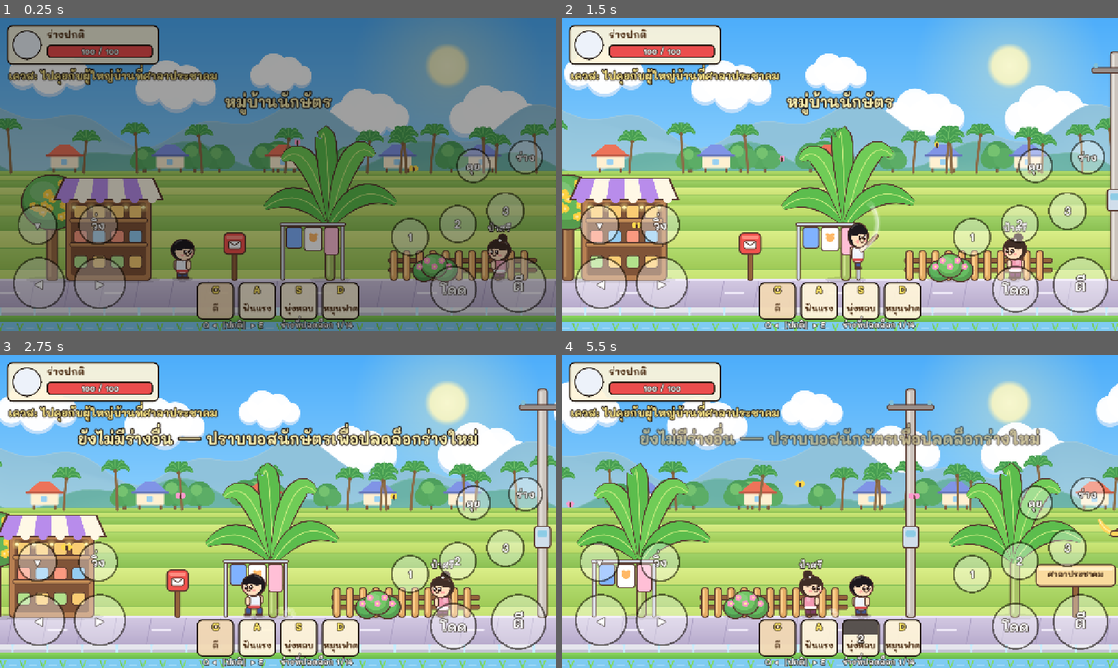
Above: before the commit, frames 1-4 (two rows, left to right).
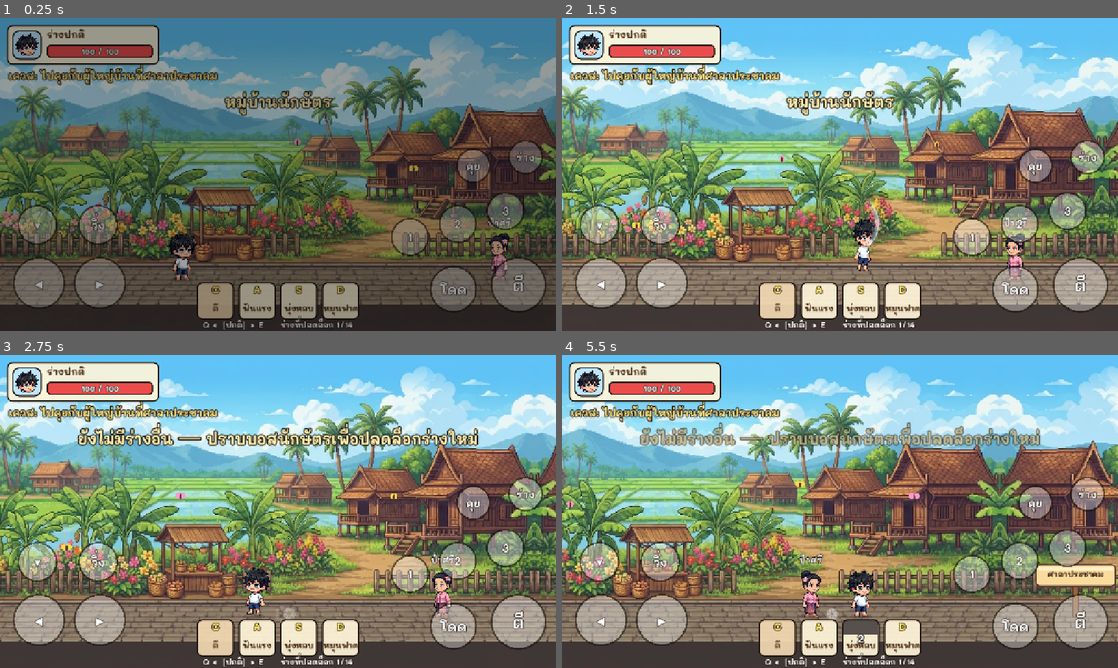
Above: after the commit, the same moments.

Repository: mozila023/naksat-saga
Game: Godot game, scene res://main.tscn
The game is run twice, just before and just after one commit, with the same random seed, the same clock (stepped at 60 frames per second) and the same inputs.
Inputs (mouse positions are in pixels of both pictures, inside the frame that each line leads up to):
- Up to frame 1 (0.25 s): no input
- Up to frame 2 (1.5 s): tap Enter at 0.5 s; move the mouse to (962, 158) at 0.52 s; hold Shift (run) 0.53-1.28 s; hold Right (move_right) from 0.53 s (still down); click (962, 158) at 0.67 s; tap Space (jump) at 0.77, 1.07 s; move the mouse to (728, 190) at 1.27 s; tap C (attack) at 1.35 s; click (728, 190) at 1.42 s
- Up to frame 3 (2.75 s): tap Space (jump) at 1.52, 1.82 s; tap Shift (run) at 1.55 s; move the mouse to (333, 442) at 2.02 s; release Right (move_right) at 2.03 s; hold Left (move_left) from 2.03 s (still down); hold Shift (run) from 2.03 s (still down); tap E (form_next) at 2.1 s; click (333, 442) at 2.17 s
- Up to frame 4 (5.5 s): move the mouse to (812, 574) at 2.77 s; release Left (move_left) at 2.78 s; release Shift (run) at 2.78 s; hold Right (move_right) 2.78-4.28 s; tap Q (form_prev) at 2.85 s; click (812, 574) at 2.92 s; tap Space (jump) at 3.02, 3.32, 3.77, 4.07, 4.52, 4.82 s; tap Shift (run) at 3.05, 4.35 s; move the mouse to (1006, 558) at 3.52 s; hold Shift (run) 3.53-4.28 s; tap Up (interact) at 3.6 s; click (1006, 558) at 3.67 s; move the mouse to (673, 464) at 4.27 s; hold Left (move_left) 4.28-5.03 s; click (673, 464) at 4.42 s; move the mouse to (867, 511) at 5.02 s; hold Right (move_right) from 5.03 s (still down); hold Shift (run) from 5.03 s (still down); click (867, 511) at 5.17 s

The runs differ from the first frame. In frame 1, 72% of the frame differs, in the area x 0-100%, y 4-100%; in frame 2, 80%, in the area x 0-100%, y 2-100%; in frame 3, 78%; in frame 4, 79%.

Commit message:
Use pixel-art sprites and backgrounds
Hero forms, NPCs, frog, mushroom, tiger boss and the three map
backgrounds now use the generated pixel art, animated in code.

Co-Authored-By: Claude Fable 5.2 <noreply@anthropic.com>
Claude-Session: https://claude.ai/code/session_01J9NCfWgs9eBq1qjdwjHxHL

Diff:
--- a/entities/common/chibi_visual.gd
+++ b/entities/common/chibi_visual.gd
@@ -1,6 +1,7 @@
 class_name ChibiVisual extends Node2D
-## ภาพตัวละครชิบิแบบวาดด้วยโค้ด (ภาพชั่วคราว รอเปลี่ยนเป็นภาพจริง)
-## ทุกร่างใช้โครงตัวเดียวกัน ขนาดเท่ากัน เปลี่ยนแค่ชุด (outfit)
+## ภาพตัวละคร: ถ้า outfit มี "sprite" (ที่อยู่ไฟล์ภาพ) จะใช้ภาพจริง แล้วขยับด้วยโค้ด (โยกตัว เด้ง พุ่งตอนตี)
+## ถ้าไม่มี จะวาดตัวชิบิด้วยโค้ดแทน (ภาพสำรอง)
+## ทุกร่างใช้ขนาดเท่ากัน เปลี่ยนแค่ชุด (outfit)
 
 var outfit := {}
 var moving := false
@@ -9,14 +10,56 @@
 var swing := -1.0  # ความคืบหน้าท่าตี 0..1 (ติดลบ = ไม่ได้ตี)
 var _t := 0.0
 var _blink_offset := randf() * 3.0
+var _sprite: Sprite2D
+var _sprite_path := ""
 
 
 func _process(delta: float) -> void:
 	_t += delta
+	_update_sprite()
 	queue_redraw()
 
 
+func _update_sprite() -> void:
+	var path: String = outfit.get("sprite", "")
+	if path != _sprite_path:
+		_sprite_path = path
+		if path == "" or not ResourceLoader.exists(path):
+			if _sprite:
+				_sprite.queue_free()
+				_sprite = null
+		else:
+			if _sprite == null:
+				_sprite = Sprite2D.new()
+				_sprite.centered = false
+				add_child(_sprite)
+			var tex: Texture2D = load(path)
+			_sprite.texture = tex
+			_sprite.offset = Vector2(-tex.get_width() * 0.5, -tex.get_height())
+	if _sprite == null:
+		return
+	var rate := 20.0 if running else 13.0
+	var rot := 0.0
+	var pos := Vector2(0, 3)
+	var breathe := 1.0 + sin(_t * 3.0) * 0.012
+	if in_air:
+		rot = 0.07
+	elif moving:
+		rot = sin(_t * rate) * 0.075
+		pos.y -= absf(sin(_t * rate)) * 5.0
+	if swing >= 0.0:
+		rot += lerpf(-0.28, 0.3, swing)
+		pos.x += sin(swing * PI) * 12.0
+	_sprite.rotation = rot
+	_sprite.position = pos
+	_sprite.scale = Vector2(0.5, 0.5 * breathe)  # ไฟล์ภาพละเอียด 2 เท่าของขนาดที่แสดง
+
+
 func _draw() -> void:
+	if _sprite:
+		if not in_air:
+			Art.shadow(self, Vector2(0, 2), 26.0)
+		return
 	var skin: Color = outfit.get("skin", Color(1.0, 0.87, 0.74))
 	var shirt: Color = outfit.get("shirt", Color.WHITE)
 	var pants: Color = outfit.get("pants", Color(0.25, 0.35, 0.6))
--- a/entities/enemies/enemy.gd
+++ b/entities/enemies/enemy.gd
@@ -3,8 +3,8 @@
 
 const GRAVITY := 1800.0
 const KINDS := {
-	"frog": {"name": "กบนา", "hp": 32.0, "dmg": 8.0, "speed": 75.0, "size": Vector2(46, 34)},
-	"mushroom": {"name": "เห็ดพิษ", "hp": 75.0, "dmg": 13.0, "speed": 55.0, "size": Vector2(46, 54)},
+	"frog": {"name": "กบนา", "hp": 32.0, "dmg": 8.0, "speed": 75.0, "size": Vector2(58, 48), "sprite": "res://assets/art/frog.png"},
+	"mushroom": {"name": "เห็ดพิษ", "hp": 75.0, "dmg": 13.0, "speed": 55.0, "size": Vector2(56, 72), "sprite": "res://assets/art/mushroom.png"},
 }
 
 var kind := "frog"
@@ -21,6 +21,7 @@
 var _dying := false
 var _hop_t := 0.0
 var _t := 0.0
+var _sprite: Sprite2D
 
 
 func _init() -> void:
@@ -43,6 +44,13 @@
 	shape.shape = rect
 	shape.position = Vector2(0, -rect.size.y * 0.5)
 	add_child(shape)
+	var tex: Texture2D = load(_stats["sprite"])
+	_sprite = Sprite2D.new()
+	_sprite.texture = tex
+	_sprite.centered = false
+	_sprite.offset = Vector2(-tex.get_width() * 0.5, -tex.get_height())
+	_sprite.position = Vector2(0, 3)
+	add_child(_sprite)
 
 
 func is_alive() -> bool:
@@ -124,62 +132,17 @@
 
 func _draw() -> void:
 	modulate = Color(2.2, 2.2, 2.2, modulate.a) if _flash > 0.0 else Color(1, 1, 1, modulate.a)
-	var ink := Art.INK
-	# ยืดหดตามจังหวะกระโดด ให้ดูนุ่ม
+	# ยืดหดตามจังหวะกระโดด ให้ดูนุ่ม (ภาพต้นฉบับหันซ้าย)
 	var stretch := clampf(-velocity.y / 900.0, -0.18, 0.22)
 	var breathe := sin(_t * 5.0) * 0.03
-	Art.shadow(self, Vector2(0, 1), 24.0)
-	draw_set_transform(Vector2.ZERO, 0.0, Vector2(facing * (1.0 - stretch * 0.6), 1.0 + stretch + breathe))
-	if kind == "frog":
-		var green := Color(0.5, 0.82, 0.36)
-		# ขาหลัง
-		Art.blob(self, Vector2(-17, -6), 9.0, 6.0, green.darkened(0.12), 2.5)
-		Art.blob(self, Vector2(15, -5), 8.0, 5.5, green.darkened(0.12), 2.5)
-		# ตัว
-		Art.blob(self, Vector2(0, -17), 22.0, 17.0, green)
-		Art.ellipse(self, Vector2(3, -11), 15.0, 10.0, Color(0.9, 0.97, 0.66))
-		Art.ellipse(self, Vector2(-8, -26), 7.0, 4.0, Color(1, 1, 1, 0.25))
-		# ตาโต
-		for sx in [-9.0, 11.0]:
-			Art.blob(self, Vector2(sx, -34), 8.0, 8.0, Color.WHITE, 2.5)
-			Art.circle(self, Vector2(sx + 2.5, -33.5), 4.0, Color(0.15, 0.1, 0.1))
-			Art.circle(self, Vector2(sx + 3.6, -35.2), 1.4, Color.WHITE)
-		# แก้ม + ปาก
-		Art.ellipse(self, Vector2(-9, -15), 4.0, 2.6, Color(1.0, 0.5, 0.55, 0.55))
-		Art.ellipse(self, Vector2(18, -15), 3.2, 2.4, Color(1.0, 0.5, 0.55, 0.55))
-		draw_arc(Vector2(6, -18), 7.0, 0.25, PI - 0.25, 10, ink, 2.2, true)
-	else:
-		var cap := Color(0.8, 0.38, 0.8)
-		# ก้าน
-		Art.box(self, Rect2(-13, -30, 26, 30), Color(1.0, 0.95, 0.85), 9.0)
-		# หมวกเห็ด (ครึ่งวงรี)
-		var top := PackedVector2Array()
-		var top_ink := PackedVector2Array()
-		for i in 17:
-			var a := PI + PI * i / 16.0
-			top.append(Vector2(cos(a) * 26.0, -30 + sin(a) * 26.0))
-			top_ink.append(Vector2(cos(a) * 29.0, -29 + sin(a) * 29.0))
-		top_ink.append(Vector2(29, -24))
-		top_ink.append(Vector2(-29, -24))
-		Art.poly(self, top_ink, ink)
-		Art.poly(self, top, cap)
-		Art.rrect(self, Rect2(-27, -32, 54, 7), cap.darkened(0.18), 3.0)
-		Art.ellipse(self, Vector2(-11, -44), 6.0, 5.0, Color(1, 1, 1, 0.9))
-		Art.ellipse(self, Vector2(9, -48), 4.5, 4.0, Color(1, 1, 1, 0.9))
-		Art.ellipse(self, Vector2(17, -38), 3.0, 2.6, Color(1, 1, 1, 0.9))
-		# หน้าบึ้ง
-		for sx in [3.0, 12.0]:
-			Art.ellipse(self, Vector2(sx, -15), 2.8, 3.6, Color(0.2, 0.12, 0.12))
-			Art.circle(self, Vector2(sx + 0.9, -16.2), 1.0, Color.WHITE)
-		Art.line(self, Vector2(0, -22), Vector2(5, -20), ink, 2.0)
-		Art.line(self, Vector2(15, -22), Vector2(10, -20), ink, 2.0)
-		Art.ellipse(self, Vector2(-3, -9), 3.4, 2.2, Color(1.0, 0.5, 0.55, 0.5))
-		draw_arc(Vector2(7.5, -6), 3.0, PI + 0.3, TAU - 0.3, 8, ink, 2.0, true)
-	draw_set_transform(Vector2.ZERO, 0.0, Vector2.ONE)
+	_sprite.flip_h = facing > 0
+	_sprite.scale = Vector2(0.5 * (1.0 - stretch * 0.6), 0.5 * (1.0 + stretch + breathe))
+	_sprite.rotation = sin(_t * 9.0) * 0.05 if kind == "mushroom" and absf(velocity.x) > 5.0 else 0.0
+	Art.shadow(self, Vector2(0, 2), 28.0)
 
 	# หลอดเลือด (แสดงเมื่อโดนตีแล้ว)
 	if hp < max_hp and not _dying:
-		var top_y: float = -_stats["size"].y - 28.0
+		var top_y: float = -_stats["size"].y - 30.0
 		Art.rrect(self, Rect2(-26, top_y, 52, 9), Color(0.2, 0.12, 0.1, 0.85), 4.5)
 		Art.rrect(self, Rect2(-24, top_y + 2, 48.0 * clampf(hp / max_hp, 0.0, 1.0), 5), Color(0.98, 0.4, 0.4), 2.5)
 	if _stun > 0.5:
--- a/entities/enemies/tiger_boss.gd
+++ b/entities/enemies/tiger_boss.gd
@@ -5,7 +5,7 @@
 const GRAVITY := 1800.0
 const MAX_HP := 650.0
 const BOSS_NAME := "พญาเสือโคร่ง"
-const SIZE := Vector2(130, 96)
+const SIZE := Vector2(170, 118)
 
 var hp := MAX_HP
 var facing := -1
@@ -19,6 +19,7 @@
 var _target_x := 0.0
 var _contact_cd := 0.0
 var _dead := false
+var _sprite: Sprite2D
 
 
 func _init() -> void:
@@ -35,6 +36,13 @@
 	shape.shape = rect
 	shape.position = Vector2(0, -SIZE.y * 0.5)
 	add_child(shape)
+	var tex: Texture2D = load("res://assets/art/tiger_boss.png")
+	_sprite = Sprite2D.new()
+	_sprite.texture = tex
+	_sprite.centered = false
+	_sprite.offset = Vector2(-tex.get_width() * 0.5, -tex.get_height())
+	_sprite.position = Vector2(0, 4)
+	add_child(_sprite)
 	Game.boss = self
 
 
@@ -90,7 +98,7 @@
 		"walk":
 			facing = 1 if dx > 0.0 else -1
 			velocity.x = facing * (220.0 if _phase2() else 160.0)
-			if dist < 170.0:
+			if dist < 200.0:
 				_start_claw()
 			elif _state_t <= 0.0:
 				_set_state("idle", 0.2)
@@ -98,7 +106,7 @@
 			velocity.x = 0.0
 			if _state_t <= 0.0:
 				var rect := _claw_rect()
-				Fx.spawn(get_parent(), global_position + Vector2(facing * 40, -60), "claw", Vector2(200, 130), Color(1, 0.3, 0.2), facing, 0.3)
+				Fx.spawn(get_parent(), global_position + Vector2(facing * 60, -70), "claw", Vector2(220, 150), Color(1, 0.3, 0.2), facing, 0.3)
 				if rect.intersects(p.get_hurt_rect()):
 					p.take_damage(16.0, global_position.x)
 				_set_state("recover", 0.45 if _phase2() else 0.7)
@@ -111,7 +119,7 @@
 		"pounce":
 			if is_on_floor() and _state_t <= 0.0:
 				velocity.x = 0.0
-				var rect := Rect2(global_position + Vector2(-150, -110), Vector2(300, 110))
+				var rect := Rect2(global_position + Vector2(-170, -110), Vector2(340, 110))
 				Fx.spawn(get_parent(), global_position + Vector2(0, -20), "ring", Vector2(160, 160), Color(1, 0.6, 0.2), 1, 0.35)
 				if rect.intersects(p.get_hurt_rect()):
 					p.take_damage(20.0, global_position.x)
@@ -143,7 +151,7 @@
 	if _phase2() and randf() < 0.3:
 		_set_state("roar_tel", 0.8)
 		return
-	if dist < 190.0:
+	if dist < 220.0:
 		if randf() < 0.75:
 			_start_claw()
 		else:
@@ -161,9 +169,9 @@
 
 
 func _claw_rect() -> Rect2:
-	var w := 200.0
+	var w := 240.0
 	var x0 := global_position.x if facing > 0 else global_position.x - w
-	return Rect2(Vector2(x0, global_position.y - 130.0), Vector2(w, 130.0))
+	return Rect2(Vector2(x0, global_position.y - 150.0), Vector2(w, 150.0))
 
 
 func _start_claw() -> void:
@@ -176,7 +184,7 @@
 	var t := 0.5 if _phase2() else 0.65
 	_target_x = clampf(Game.player.global_position.x, arena_left, arena_right)
 	_set_state("pounce_tel", t)
-	Fx.spawn(get_parent(), Vector2(_target_x - 150.0, global_position.y - 110.0), "warn", Vector2(300, 110), Color(1, 0.5, 0.1), 1, t + 0.7)
+	Fx.spawn(get_parent(), Vector2(_target_x - 170.0, global_position.y - 110.0), "warn", Vector2(340, 110), Color(1, 0.5, 0.1), 1, t + 0.7)
 
 
 func take_hit(dmg: float, _dir: float, _stun: float) -> void:
@@ -196,72 +204,17 @@
 func _draw() -> void:
 	modulate = Color(2.0, 2.0, 2.0, modulate.a) if _flash > 0.0 else Color(1, 1, 1, modulate.a)
 	var warn := state.ends_with("_tel") and int(_t * 14.0) % 2 == 0
-	var orange := Color(0.99, 0.64, 0.2)
 	if warn:
-		orange = orange.lerp(Color(1, 0.3, 0.25), 0.45)
+		_sprite.modulate = Color(1.0, 0.55, 0.5)
 	elif _phase2() and not _dead:
-		orange = orange.lerp(Color(1.0, 0.36, 0.14), 0.3)
-	var ink := Art.INK
-	var dark := Color(0.24, 0.15, 0.12)
-	var cream := Color(1.0, 0.95, 0.84)
-	var crouch := 0.82 if state == "pounce_tel" else 1.0 + sin(_t * 4.0) * 0.02
-	Art.shadow(self, Vector2(0, 2), 80.0)
-	draw_set_transform(Vector2.ZERO, 0.0, Vector2(facing, crouch))
-
-	# หาง
-	var sway := sin(_t * 5.0) * 9.0
-	var tail := Art.bezier(Vector2(-58, -52), Vector2(-104, -54), Vector2(-92, -112 + sway), 14)
-	Art.curve(self, tail, ink, 19.0)
-	Art.curve(self, tail, orange, 13.0)
-	for i in [4, 8, 12]:
-		Art.circle(self, tail[i], 6.0, dark)
-	# ขาหลัง (ไกล)
-	for lx in [-44.0, 22.0]:
-		Art.box(self, Rect2(lx - 9, -34, 20, 34), orange.darkened(0.14), 8.0)
-	# ลำตัว
-	Art.blob(self, Vector2(-6, -56), 62.0, 32.0, orange)
-	Art.ellipse(self, Vector2(-4, -38), 46.0, 12.0, cream)
-	Art.ellipse(self, Vector2(-22, -76), 26.0, 7.0, Color(1, 1, 1, 0.16))
-	for i in 4:
-		var sx := -50.0 + i * 24.0
-		Art.poly(self, PackedVector2Array([Vector2(sx, -84), Vector2(sx + 11, -86), Vector2(sx + 7, -60)]), dark)
-	# ขาหน้า (ใกล้)
-	for lx in [-26.0, 40.0]:
-		Art.box(self, Rect2(lx - 10, -34, 22, 34), orange, 9.0)
-		Art.rrect(self, Rect2(lx - 10, -11, 22, 11), cream, 6.0)
-		Art.line(self, Vector2(lx - 6, -24), Vector2(lx + 2, -22), dark, 3.0)
-	# หู
-	for ex in [32.0, 82.0]:
-		Art.blob(self, Vector2(ex, -122), 13.0, 13.0, orange)
-		Art.circle(self, Vector2(ex, -120), 6.0, Color(1, 0.74, 0.74))
-	# หัว
-	Art.blob(self, Vector2(57, -86), 42.0, 39.0, orange)
-	Art.ellipse(self, Vector2(22, -74), 9.0, 12.0, cream)
-	Art.ellipse(self, Vector2(92, -74), 9.0, 12.0, cream)
-	Art.ellipse(self, Vector2(62, -70), 23.0, 19.0, cream)
-	Art.ellipse(self, Vector2(40, -106), 16.0, 6.0, Color(1, 1, 1, 0.18))
-	# ลายหน้าผาก + แก้ม
-	Art.poly(self, PackedVector2Array([Vector2(52, -124), Vector2(62, -124), Vector2(57, -104)]), dark)
-	Art.poly(self, PackedVector2Array([Vector2(35, -118), Vector2(43, -121), Vector2(44, -104)]), dark)
-	Art.poly(self, PackedVector2Array([Vector2(71, -121), Vector2(79, -118), Vector2(70, -104)]), dark)
-	Art.line(self, Vector2(17, -88), Vector2(28, -85), dark, 3.5)
-	Art.line(self, Vector2(97, -88), Vector2(86, -85), dark, 3.5)
-	# ตาดุ
-	var pupil := Color(0.85, 0.12, 0.1) if _phase2() else Color(0.18, 0.1, 0.08)
-	for ex in [45.0, 71.0]:
-		Art.blob(self, Vector2(ex, -91), 7.0, 7.5, Color.WHITE, 2.0)
-		Art.ellipse(self, Vector2(ex + 2, -90), 3.2, 4.4, pupil)
-		Art.circle(self, Vector2(ex + 3, -92), 1.2, Color.WHITE)
-	Art.line(self, Vector2(34, -104), Vector2(53, -97), ink, 4.5)
-	Art.line(self, Vector2(84, -104), Vector2(65, -97), ink, 4.5)
-	# จมูก ปาก เขี้ยว
-	Art.poly(self, PackedVector2Array([Vector2(56, -78), Vector2(70, -78), Vector2(63, -69)]), Color(0.95, 0.45, 0.5))
-	draw_arc(Vector2(56, -67), 7.0, 0.1, PI - 0.1, 10, ink, 2.6, true)
-	draw_arc(Vector2(70, -67), 7.0, 0.1, PI - 0.1, 10, ink, 2.6, true)
-	Art.poly(self, PackedVector2Array([Vector2(50, -61), Vector2(57, -61), Vector2(54, -50)]), Color.WHITE)
-	Art.poly(self, PackedVector2Array([Vector2(70, -61), Vector2(77, -61), Vector2(73, -50)]), Color.WHITE)
-	# หนวด
-	for s in [-1.0, 1.0]:
-		Art.line(self, Vector2(63 + s * 20, -70), Vector2(63 + s * 44, -74), Color(1, 1, 1, 0.8), 1.6)
-		Art.line(self, Vector2(63 + s * 20, -66), Vector2(63 + s * 44, -64), Color(1, 1, 1, 0.8), 1.6)
-	draw_set_transform(Vector2.ZERO, 0.0, Vector2.ONE)
+		_sprite.modulate = Color(1.0, 0.8, 0.74)
+	else:
+		_sprite.modulate = Color.WHITE
+	# ภาพต้นฉบับหันซ้าย / ย่อตัวก่อนกระโจน / หายใจเบา ๆ
+	var crouch := 0.84 if state == "pounce_tel" else 1.0 + sin(_t * 4.0) * 0.015
+	var lunge := 14.0 if state == "recover" and _state_t > 0.3 else 0.0
+	_sprite.flip_h = facing > 0
+	_sprite.scale = Vector2(0.5, 0.5 * crouch)
+	_sprite.position = Vector2(facing * lunge, 4)
+	_sprite.rotation = -0.12 * facing if state == "pounce" else 0.0
+	Art.shadow(self, Vector2(0, 3), 100.0)
--- a/entities/npcs/npc.gd
+++ b/entities/npcs/npc.gd
@@ -10,7 +10,7 @@
 
 func _ready() -> void:
 	prompt = "กด ↑ เพื่อคุย"
-	label_height = 100.0
+	label_height = 112.0
 	super()
 	_visual = ChibiVisual.new()
 	_visual.outfit = outfit
--- a/entities/player/player.gd
+++ b/entities/player/player.gd
@@ -76,7 +76,7 @@
 
 
 func get_hurt_rect() -> Rect2:
-	return Rect2(global_position + Vector2(-17, -74), Vector2(34, 74))
+	return Rect2(global_position + Vector2(-18, -86), Vector2(36, 86))
 
 
 func _physics_process(delta: float) -> void:
--- a/stages/stage.gd
+++ b/stages/stage.gd
@@ -3,6 +3,14 @@
 ## แผนที่จริงแต่ละอัน (village.gd ฯลฯ) แค่เขียนฟังก์ชัน build() บอกว่าวางอะไรตรงไหน
 
 const GROUND_Y := 600.0
+
+# ภาพฉากหลังจริงของแต่ละแบบแผนที่ (ไฟล์ assets/art/bg_<style>.png และ ground_<style>.png)
+#   split = แถวในภาพต้นฉบับที่พื้นเริ่ม, feet = แถวที่เท้าตัวละครเหยียบ, sky = สีขอบบนของภาพ
+const ART := {
+	"village": {"split": 444.0, "feet": 474.0, "sky": Color(0.374, 0.768, 0.971)},
+	"field": {"split": 449.0, "feet": 474.0, "sky": Color(0.35, 0.765, 0.971)},
+	"cave": {"split": 432.0, "feet": 466.0, "sky": Color(0.142, 0.119, 0.124)},
+}
 
 var width := 4000.0
 var title := ""
@@ -17,6 +25,8 @@
 
 func _ready() -> void:
 	build()
+	if has_art():
+		_make_art_background()
 	_make_sky()
 	_make_bounds()
 
@@ -27,7 +37,39 @@
 
 # ---------- เครื่องมือสำหรับวางของในแผนที่ ----------
 
+## มีภาพฉากหลังจริงสำหรับแผนที่แบบนี้ไหม (ถ้าไม่มีจะวาดด้วยโค้ดแทน)
+func has_art() -> bool:
+	return ART.has(style) and ResourceLoader.exists("res://assets/art/bg_%s.png" % style)
+
+
+func _make_art_background() -> void:
+	var info: Dictionary = ART[style]
+	var s: float = GROUND_Y / info["feet"]
+	var bg: Texture2D = load("res://assets/art/bg_%s.png" % style)
+	var ground: Texture2D = load("res://assets/art/ground_%s.png" % style)
+	# วิวด้านหลัง เลื่อนช้ากว่าตัวละคร (ดูมีมิติ) ส่วนพื้นเลื่อนเท่าตัวละคร
+	_add_art_layer(bg, s, 0.0, 0.5, -10)
+	_add_art_layer(ground, s, info["split"] * s - 1.0, 1.0, -9)
+
+
+func _add_art_layer(tex: Texture2D, s: float, y: float, scroll: float, z: int) -> void:
+	var par := Parallax2D.new()
+	par.scroll_scale = Vector2(scroll, 1.0)
+	par.repeat_size = Vector2(tex.get_width() * s, 0)
+	par.repeat_times = 4
+	par.z_index = z
+	add_child(par)
+	var sprite := Sprite2D.new()
+	sprite.texture = tex
+	sprite.centered = false
+	sprite.scale = Vector2(s, s)
+	sprite.position = Vector2(0, y)
+	par.add_child(sprite)
+
+
 func add_bg(kind: String, scroll: float, autoscroll := 0.0) -> void:
+	if has_art():
+		return
 	var par := Parallax2D.new()
 	par.scroll_scale = Vector2(scroll, 1.0)
 	par.repeat_size = Vector2(BgLayer.TILE, 0)
@@ -56,6 +98,8 @@
 
 
 func add_prop(kind: String, x: float, extra := {}) -> void:
+	if has_art() and kind != "sign":
+		return  # ภาพฉากหลังจริงมีบ้าน ต้นไม้ ฯลฯ อยู่แล้ว
 	var p := {"kind": kind, "x": x}
 	p.merge(extra)
 	_props.append(p)
@@ -129,6 +173,7 @@
 	layer.layer = -100
 	add_child(layer)
 	var grad := Gradient.new()
+	var art_sky := has_art()
 	match style:
 		"cave":
 			grad.set_color(0, Color(0.08, 0.06, 0.1))
@@ -139,6 +184,9 @@
 		_:
 			grad.set_color(0, Color(0.3, 0.68, 0.98))
 			grad.set_color(1, Color(0.8, 0.95, 1.0))
+	if art_sky:
+		grad.set_color(0, ART[style]["sky"])
+		grad.set_color(1, ART[style]["sky"])
 	var tex := GradientTexture2D.new()
 	tex.gradient = grad
 	tex.fill_from = Vector2(0, 0)
@@ -151,7 +199,7 @@
 	rect.set_anchors_preset(Control.PRESET_FULL_RECT)
 	rect.mouse_filter = Control.MOUSE_FILTER_IGNORE
 	layer.add_child(rect)
-	if style != "cave":
+	if style != "cave" and not art_sky:
 		# ดวงอาทิตย์เรืองแสงมุมขวาบน
 		var sun_grad := Gradient.new()
 		sun_grad.set_color(0, Color(1.0, 0.98, 0.8, 0.95))
@@ -205,7 +253,8 @@
 	var cx := _view_center_x()
 	var x0 := cx - 1400.0
 	var x1 := cx + 1400.0
-	_draw_ground(x0, x1)
+	if not has_art():
+		_draw_ground(x0, x1)
 	for p in _props:
 		if p["x"] > x0 - 300.0 and p["x"] < x1 + 300.0:
 			_draw_prop(p)
--- a/stages/village.gd
+++ b/stages/village.gd
@@ -52,9 +52,9 @@
 	add_platform(5180.0, 450.0, 220.0)
 
 	# ---- ชาวบ้าน ----
-	add_npc(2050.0, CHIEF, {"shirt": Color(0.3, 0.45, 0.75), "pants": Color(0.2, 0.2, 0.25), "accent": Color(0.9, 0.75, 0.3), "hair": Color(0.75, 0.75, 0.75), "hat": "straw"}, _talk_chief, func() -> bool: return Game.quest_stage in [0, 2, 4])
-	add_npc(1150.0, "ป้าศรี", {"shirt": Color(0.95, 0.6, 0.7), "pants": Color(0.5, 0.25, 0.4), "accent": Color(1, 1, 1), "hair": Color(0.25, 0.18, 0.15), "hat": "bun"}, _talk_auntie)
-	add_npc(4360.0, "ลุงหมู", {"shirt": Color(0.6, 0.8, 0.5), "pants": Color(0.35, 0.3, 0.2), "accent": Color(0.4, 0.3, 0.2), "hair": Color(0.2, 0.2, 0.2), "hat": "straw"}, _talk_uncle)
+	add_npc(2050.0, CHIEF, {"shirt": Color(0.3, 0.45, 0.75), "pants": Color(0.2, 0.2, 0.25), "accent": Color(0.9, 0.75, 0.3), "hair": Color(0.75, 0.75, 0.75), "hat": "straw", "sprite": "res://assets/art/npc_chief.png"}, _talk_chief, func() -> bool: return Game.quest_stage in [0, 2, 4])
+	add_npc(1150.0, "ป้าศรี", {"shirt": Color(0.95, 0.6, 0.7), "pants": Color(0.5, 0.25, 0.4), "accent": Color(1, 1, 1), "hair": Color(0.25, 0.18, 0.15), "hat": "bun", "sprite": "res://assets/art/npc_auntie.png"}, _talk_auntie)
+	add_npc(4360.0, "ลุงหมู", {"shirt": Color(0.6, 0.8, 0.5), "pants": Color(0.35, 0.3, 0.2), "accent": Color(0.4, 0.3, 0.2), "hair": Color(0.2, 0.2, 0.2), "hat": "straw", "sprite": "res://assets/art/npc_uncle.png"}, _talk_uncle)
 
 	# ---- ประตู ----
 	add_portal(6240.0, "ไปทุ่งนา", "rice_field", "from_village", Callable(), Color(0.6, 1.0, 0.5))
--- a/ui/hud/hud.gd
+++ b/ui/hud/hud.gd
@@ -6,6 +6,7 @@
 
 var _root: Control
 var _form_swatch: Panel
+var _form_icon: TextureRect
 var _form_label: Label
 var _hp_bar: ProgressBar
 var _hp_label: Label
@@ -98,6 +99,13 @@
 	_form_swatch.size = Vector2(68, 68)
 	_form_swatch.mouse_filter = Control.MOUSE_FILTER_IGNORE
 	panel.add_child(_form_swatch)
+	_form_icon = TextureRect.new()
+	_form_icon.position = Vector2(6, 4)
+	_form_icon.size = Vector2(56, 60)
+	_form_icon.expand_mode = TextureRect.EXPAND_IGNORE_SIZE
+	_form_icon.stretch_mode = TextureRect.STRETCH_KEEP_ASPECT_CENTERED
+	_form_icon.mouse_filter = Control.MOUSE_FILTER_IGNORE
+	_form_swatch.add_child(_form_icon)
 
 	_form_label = _label("", 22, Color(0.3, 0.18, 0.08), 0)
 	_form_label.position = Vector2(92, 6)
@@ -128,7 +136,18 @@
 
 func _refresh_form() -> void:
 	var form := Game.current_form()
-	_form_swatch.add_theme_stylebox_override("panel", _box(form["outfit"]["shirt"], 34))
+	var sprite_path: String = form["outfit"].get("sprite", "")
+	if sprite_path != "" and ResourceLoader.exists(sprite_path):
+		# ใช้ครึ่งบนของภาพตัวละครเป็นไอคอนร่าง
+		var tex: Texture2D = load(sprite_path)
+		var icon := AtlasTexture.new()
+		icon.atlas = tex
+		icon.region = Rect2(0, 0, tex.get_width(), tex.get_height() * 0.56)
+		_form_icon.texture = icon
+		_form_swatch.add_theme_stylebox_override("panel", _box(Color(0.75, 0.9, 1.0), 16))
+	else:
+		_form_icon.texture = null
+		_form_swatch.add_theme_stylebox_override("panel", _box(form["outfit"]["shirt"], 34))
 	_form_label.text = form["name"]
 	for i in 3:
 		_slots[i + 1]["name"].text = form["skills"][i]["name"]
--- a/utilities/forms.gd
+++ b/utilities/forms.gd
@@ -22,6 +22,7 @@
 			"accent": Color(0.85, 0.3, 0.3),
 			"hair": Color(0.12, 0.1, 0.12),
 			"ears": "",
+			"sprite": "res://assets/art/hero_normal.png",
 			"stripes": false,
 			"weapon": Color(0.65, 0.45, 0.25),
 		},
@@ -44,6 +45,7 @@
 			"accent": Color(0.15, 0.1, 0.08),
 			"hair": Color(0.12, 0.1, 0.12),
 			"ears": "tiger",
+			"sprite": "res://assets/art/hero_tiger.png",
 			"stripes": true,
 			"weapon": Color(1.0, 0.95, 0.8),
 		},
Binary file added: assets/art/bg_cave.png
Not shown, added: assets/art/bg_cave.png.import
Binary file added: assets/art/bg_field.png
Not shown, added: assets/art/bg_field.png.import
Binary file added: assets/art/bg_village.png
Not shown, added: assets/art/bg_village.png.import
Binary file added: assets/art/frog.png
Not shown, added: assets/art/frog.png.import
Binary file added: assets/art/ground_cave.png
Not shown, added: assets/art/ground_cave.png.import
Binary file added: assets/art/ground_field.png
Not shown, added: assets/art/ground_field.png.import
(and 17 more such lines)
